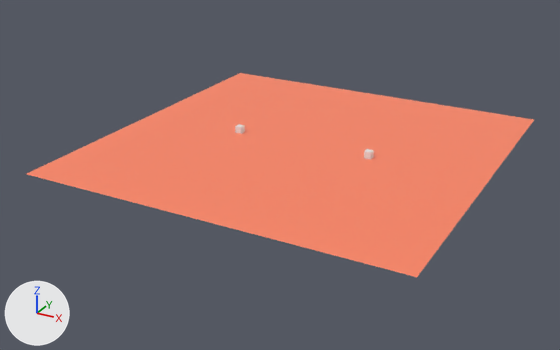
Before and after pictures for a commit that changed the Blender file blender/map.blend.
Rendered twice from a camera (50 mm lens) standing at (94.0, -183.9, 80.9) and looking at (-3.1, -7.5, -7.3). Lighting does not change. The marker at lower left points along +X, +Y and +Z.
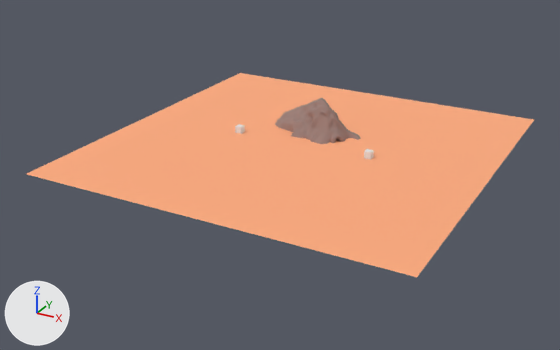
Location of each change, [x1, y1, x2, y2] in pixels of the pictures (560 x 350 px):
'Plane', recoloured
    both: [27, 73, 534, 277]
'Mountain', added (brown)
    after: [275, 98, 361, 144]

The change, as a diff of the scene's bpy script:
```diff
--- a/blender/map.blend.py
+++ b/blender/map.blend.py
@@ mat_dirt @@
 mat_dirt = principled_material('Dirt')
-mat_dirt.base_color = (1.0, 0.242, 0.133)  # orange #ff8766
+mat_dirt.base_color = (1.0, 0.413, 0.212)  # orange #ffac7f
@@ mat_rock @@
+mat_rock = principled_material('Rock')
+mat_rock.base_color = (0.319, 0.205, 0.181)  # brown #997d76
+mat_rock.roughness = 1.0
@@ me_plane_002 @@
+me_plane_002.from_pydata(...)  # 18282 vertices, 18199 faces; spans x -1.44..1.12, y 0.2..1.36, z -0.28..0.73
+me_plane_002.polygons.foreach_set('use_smooth', [True] * 18199)
+me_plane_002.materials.append(mat_rock)  # brown #997d76
@@ ob_mountain @@
+ob_mountain = bpy.data.objects.new('Mountain', me_plane_002)
+ob_mountain.location = (0.0, 0.0, 1.8)
+ob_mountain.scale = (11.4, 11.4, 11.4)
```
